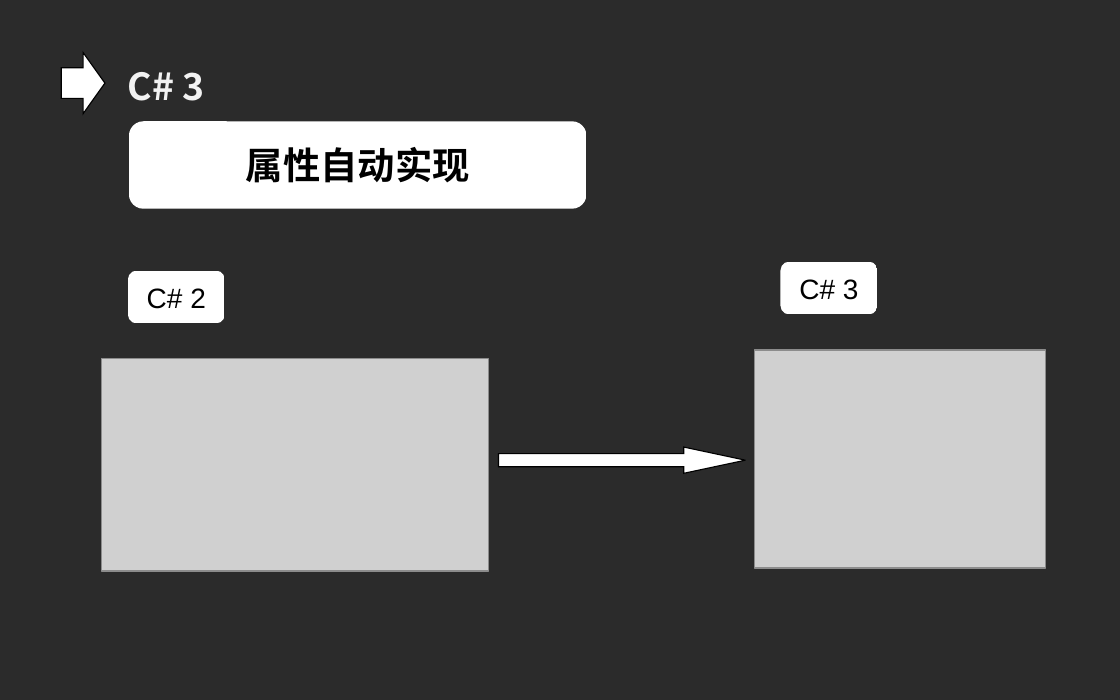
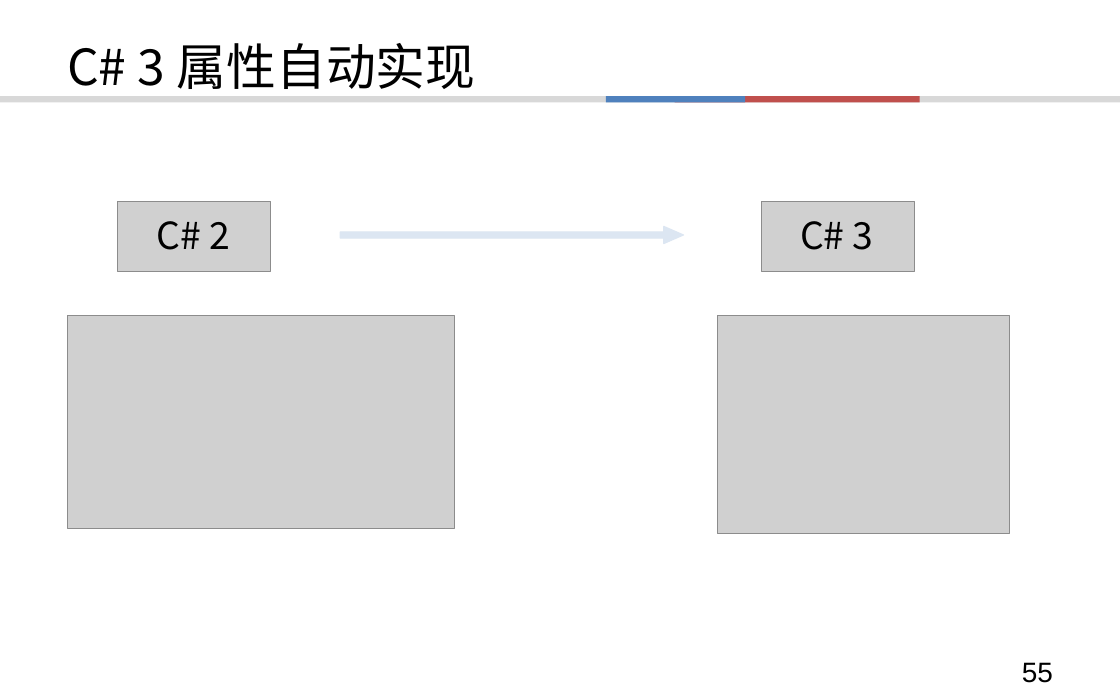
Before and after one commit to TerabyteX/lecture, a slide deck: slide 55 of C#/CsharpEvolution.ppt (slide 42 before the commit). Drawn at 1120x700 pixels with LibreOffice and Linux fonts; fonts in the diff are those of the drawing; grey boxes stand for pictures; background and template pictures are left out; a plain dark background stands for a picture behind light text. Boxes give left, top, right and bottom in pixels: in the first picture for what was removed or moved away, otherwise in the second. Text is boxed around its words. In the diff, an @@ line names an element or a change of style, - is before the commit and + after.

```diff
--- a/C#/CsharpEvolution.ppt
+++ b/C#/CsharpEvolution.ppt
@@ background picture (left out) to #FFFFFF @@
@@ title "C# 3 属性自动实现": place and size @@
-title "C# 3 属性自动实现" at bbox=[129, 121, 587, 208]
+title "C# 3 属性自动实现" at bbox=[67, 43, 476, 89]
@@ title "C# 3 属性自动实现" at bbox=[67, 43, 476, 89]: fill #FFFFFF to none @@
@@ right arrow removed at bbox=[62, 53, 105, 114] @@
@@ title at bbox=[67, 43, 476, 89]: text changed; size 24 to 32 pt; bold off @@
-属性自动实现
+C# 3 属性自动实现
@@ rectangle added at bbox=[0, 96, 1120, 103], fill #D8D8D8 @@
@@ rectangle added at bbox=[606, 96, 745, 103], fill #4F81BD @@
@@ rectangle added at bbox=[674, 96, 920, 103], fill #C0504D @@
@@ picture added at bbox=[118, 202, 271, 272] @@
@@ text "C# 2": place and size @@
-text "C# 2" at bbox=[128, 271, 224, 324]
+text "C# 2" at bbox=[156, 221, 230, 250]
@@ text "C# 2" at bbox=[156, 221, 230, 250]: size 18 to 24 pt, font Arial to Noto Sans CJK SC; more space between paragraphs; vertical alignment middle to top; fill #FFFFFF to none @@
@@ picture added at bbox=[762, 202, 915, 271] @@
@@ text "C# 3": place and size @@
-text "C# 3" at bbox=[128, 72, 205, 101]
+text "C# 3" at bbox=[800, 221, 874, 250]
@@ text "C# 3" at bbox=[800, 221, 874, 250]: text colour #F2F2F2 to #000000, bold off; alignment left to centre; more space between paragraphs @@
@@ right arrow added at bbox=[340, 226, 683, 243], fill #DCE6F2, outline #DCE6F2 0.74 pt @@
@@ rounded rectangle removed at bbox=[781, 262, 878, 315] @@
-C# 3
@@ picture: place and size @@
-picture at bbox=[101, 358, 488, 571]
+picture at bbox=[67, 316, 455, 529]
@@ picture: place and size @@
-picture at bbox=[754, 351, 1045, 569]
+picture at bbox=[718, 316, 1009, 534]
@@ right arrow removed at bbox=[498, 447, 745, 473] @@
@@ page number added at bbox=[1022, 662, 1053, 683], 18 pt, text #000000 @@
+55
```
Also in this commit, not shown: 47 other slides changed, 37 slides added, 7 slides removed.
